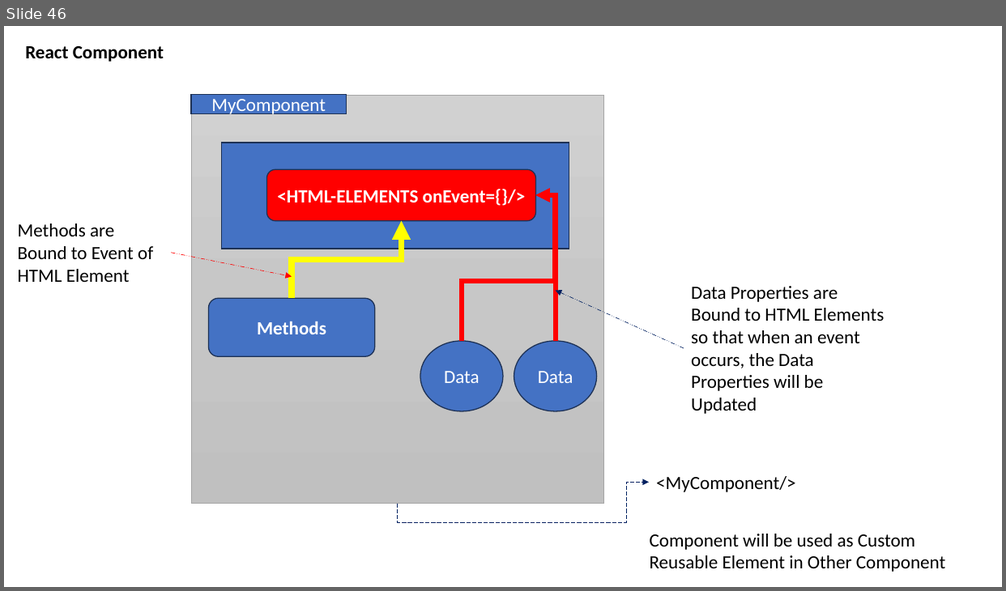
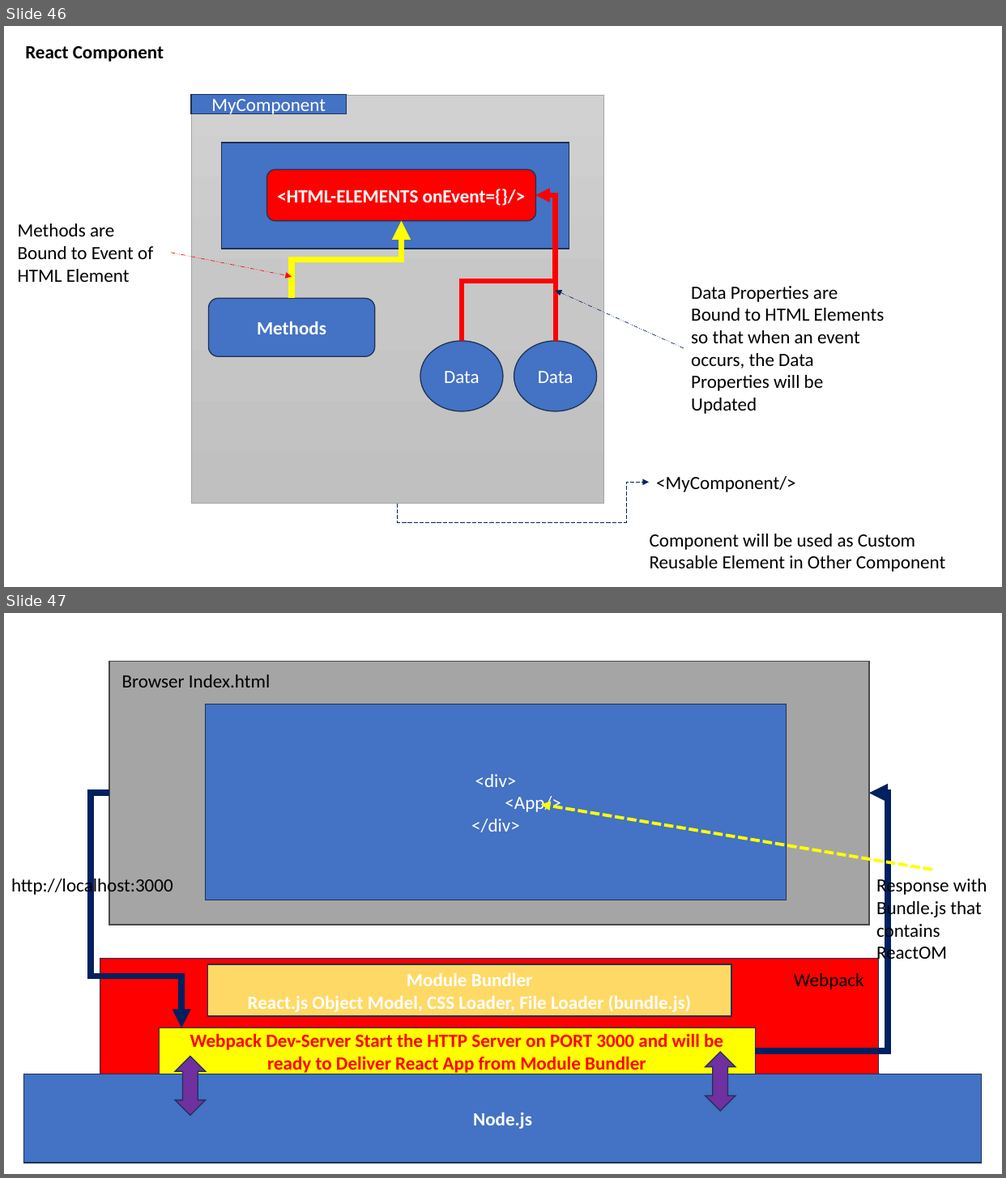
Before and after one commit to maheshsabnis/ugam, a slide deck: Training_Presentetions.pptx. Shown one above the other, each under a label of ours: slide 46 before the commit, slides 46 and 47 after it. The pictures are 1006x591 and 1006x1178 pixels, drawn with LibreOffice and Linux fonts; fonts in the diff are those of the drawing. Boxes give left, top, right and bottom in pixels: in the first picture for what was removed or moved away, otherwise in the second. Text is boxed around its words. In the diff, an @@ line names an element or a change of style, - is before the commit and + after.

```diff
--- a/Training_Presentetions.pptx
+++ b/Training_Presentetions.pptx
@@ slide 47 added at [4, 613, 1002, 1174], background #FFFFFF @@
@@ rectangle added at [109, 661, 869, 924], fill #A5A5A5, outline #484848 1 pt @@
@@ text added at [122, 675, 270, 688], 18 pt, text #000000 @@
+Browser Index.html
@@ rectangle added at [206, 705, 787, 900], fill #4472C4, outline #1E3256 1 pt, 18 pt, text #FFFFFF @@
+<div>
+<App/>
+</div>
@@ elbow arrow added from (109, 794) to (181, 1029), #002060 6 pt @@
@@ arrow added from (932, 870) to (541, 805), #FFFF00 3 pt dashed @@
@@ elbow arrow added from (755, 1051) to (869, 794), #002060 6 pt @@
@@ text added at [11, 876, 173, 897], 18 pt, text #000000 @@
+http://localhost:3000
@@ text added at [876, 876, 987, 965], 18 pt, text #000000 @@
+Response with Bundle.js that contains ReactOM
@@ rectangle added at [100, 959, 879, 1075], fill #FF0000, outline #1E3256 1 pt @@
@@ rectangle added at [207, 965, 731, 1016], fill #FFD966, outline #1E3256 1 pt, 18 pt, text #FFFFFF, bold @@
+Module Bundler
+React.js Object Model, CSS Loader, File Loader (bundle.js)
@@ text added at [794, 973, 864, 990], 18 pt, text #000000 @@
+Webpack
@@ rectangle added at [159, 1029, 756, 1075], fill #FFFF00, outline #1E3256 1 pt, 18 pt, text #FF0000, bold @@
+Webpack Dev-Server Start the HTTP Server on PORT 3000 and will be ready to Deliver React App from Module Bundler
@@ rectangle added at [24, 1074, 982, 1163], fill #4472C4, outline #1E3256 1 pt, 18 pt, text #FFFFFF, bold @@
+Node.js
@@ up down arrow added at [175, 1056, 206, 1115], fill #7030A0, outline #1E3256 1 pt @@
@@ up down arrow added at [705, 1053, 736, 1112], fill #7030A0, outline #1E3256 1 pt @@
```
Also in this commit, not shown: 1 other slide added, 26 other files.
